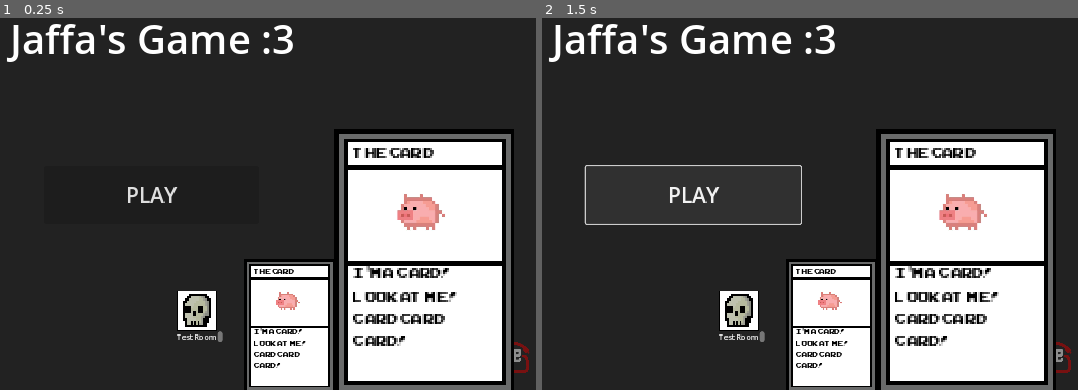
Above: before the commit, frames 1-2 (left to right).
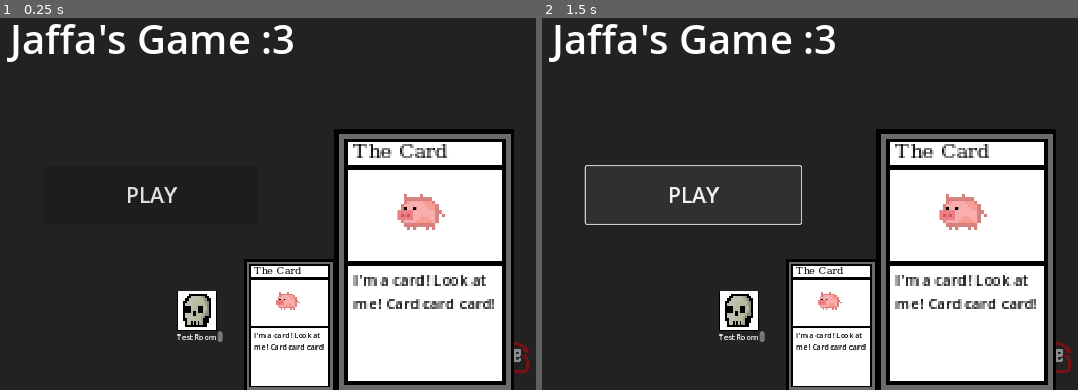
Above: after the commit, the same moments.

Repository: Cmckenzie01/GMTKGameJam2023
Game: Godot game, scene res://scenes/start_screen.tscn
The game is run twice, just before and just after one commit, with the same random seed, the same clock (stepped at 60 frames per second) and the same inputs.
Inputs:
- Up to frame 1 (0.25 s): no input
- Up to frame 2 (1.5 s): click "PLAY" at 0.5 s; click "PLAY" at 1.25 s

The runs differ from the first frame. In frame 1, 3.0% of the frame differs, in the area x 47-93%, y 33-95%; in frame 2, 3.0%.

Commit message:
Changed card font

Diff:
--- a/project.godot
+++ b/project.godot
@@ -69,20 +69,6 @@
 ]
 }
 
-[layer_names]
-
-2d_physics/layer_1="World"
-2d_navigation/layer_1="Open"
-2d_physics/layer_2="Player"
-2d_navigation/layer_2="Blocked"
-2d_physics/layer_3="PlayerHurtBox"
-2d_physics/layer_4="Enemy"
-2d_physics/layer_5="EnemyHurtBox"
-2d_physics/layer_6="SoftCollisions"
-2d_physics/layer_7="Interaction"
-2d_physics/layer_8="Bullets"
-2d_physics/layer_9="Auras"
-
 [rendering]
 
 textures/canvas_textures/default_texture_filter=0
--- a/scenes/Cards/Card.gd
+++ b/scenes/Cards/Card.gd
@@ -42,6 +42,8 @@
     self.global_position = original_position
     self.z_index += 1
 
+    card_text.add_theme_font_size_override('expanded_font', 16)
+
     self.expanded = true
 
 func shrink():
@@ -50,6 +52,8 @@
     self.global_position = original_position
     self.z_index -= 1
 
+    card_text.remove_theme_font_size_override('expanded_font')
+
     self.expanded = false
 
 func _input(event: InputEvent):
--- a/scenes/Cards/Card.tscn
+++ b/scenes/Cards/Card.tscn
@@ -2,8 +2,19 @@
 
 [ext_resource type="Script" path="res://scenes/Cards/Card.gd" id="1_vltva"]
 [ext_resource type="Texture2D" uid="uid://dls1c37oq5nkl" path="res://assets/Cards/Card.png" id="2_tlbps"]
-[ext_resource type="FontFile" uid="uid://bfx7o8u6rt3s6" path="res://assets/Fonts/arcadeclassic/ARCADECLASSIC.TTF" id="3_yme5s"]
 [ext_resource type="Texture2D" uid="uid://di24al05mb8dh" path="res://assets/Cards/pig.jpg" id="4_afnht"]
+
+[sub_resource type="FontFile" id="FontFile_tkfaq"]
+msdf_pixel_range = 8
+face_index = null
+embolden = null
+transform = null
+cache/0/16/0/ascent = 0.0
+cache/0/16/0/descent = 0.0
+cache/0/16/0/underline_position = 0.0
+cache/0/16/0/underline_thickness = 0.0
+cache/0/16/0/scale = 1.0
+cache/0/16/0/kerning_overrides/16/0 = Vector2(0, 0)
 
 [sub_resource type="RectangleShape2D" id="RectangleShape2D_5r046"]
 size = Vector2(144, 212)
@@ -20,7 +31,7 @@
 offset_right = 61.0
 offset_bottom = -76.0
 theme_override_colors/default_color = Color(0, 0, 0, 1)
-theme_override_fonts/normal_font = ExtResource("3_yme5s")
+theme_override_fonts/normal_font = SubResource("FontFile_tkfaq")
 theme_override_font_sizes/normal_font_size = 16
 
 [node name="CardImage" type="Sprite2D" parent="CardFrame"]
@@ -30,15 +41,14 @@
 
 [node name="CardText" type="RichTextLabel" parent="CardFrame"]
 offset_left = -57.0
-offset_top = 1.0
-offset_right = 61.0
-offset_bottom = 105.0
+offset_top = 6.0
+offset_right = 56.0
+offset_bottom = 90.0
 theme_override_colors/default_color = Color(0, 0, 0, 1)
-theme_override_fonts/normal_font = ExtResource("3_yme5s")
-theme_override_font_sizes/normal_font_size = 16
-text = "I'm   a   test card description!
+theme_override_font_sizes/normal_font_size = 12
+text = "I'm a test card description!
 
-Look   at  how wordy  I  am!"
+Look at how wordy I am!"
 
 [node name="Area2D" type="Area2D" parent="."]
 
--- a/scenes/Floors/Room.gd
+++ b/scenes/Floors/Room.gd
@@ -1,6 +1,9 @@
 class_name Room extends Node2D
 
-@export var room_name: String = 'Test Room'
+
+@export var room_name: String = 'Test Room' # TODO The room's "type", e.g. spike trap.
+                                            # Unless we want to do multiple kinds of spike trap, for instance,
+                                            # some of which are tougher or have other effects?
 
 @onready var room_name_node = $RoomName
 @onready var icon_node = $Icon
Binary file removed: assets/Fonts/arcadeclassic/ARCADECLASSIC.TTF
Not shown, removed: assets/Fonts/arcadeclassic/ARCADECLASSIC.TTF.import
Not shown, removed: assets/Fonts/arcadeclassic/pizzadudedotdk.txt
Not shown, removed: assets/Fonts/arcadeclassic.zip
